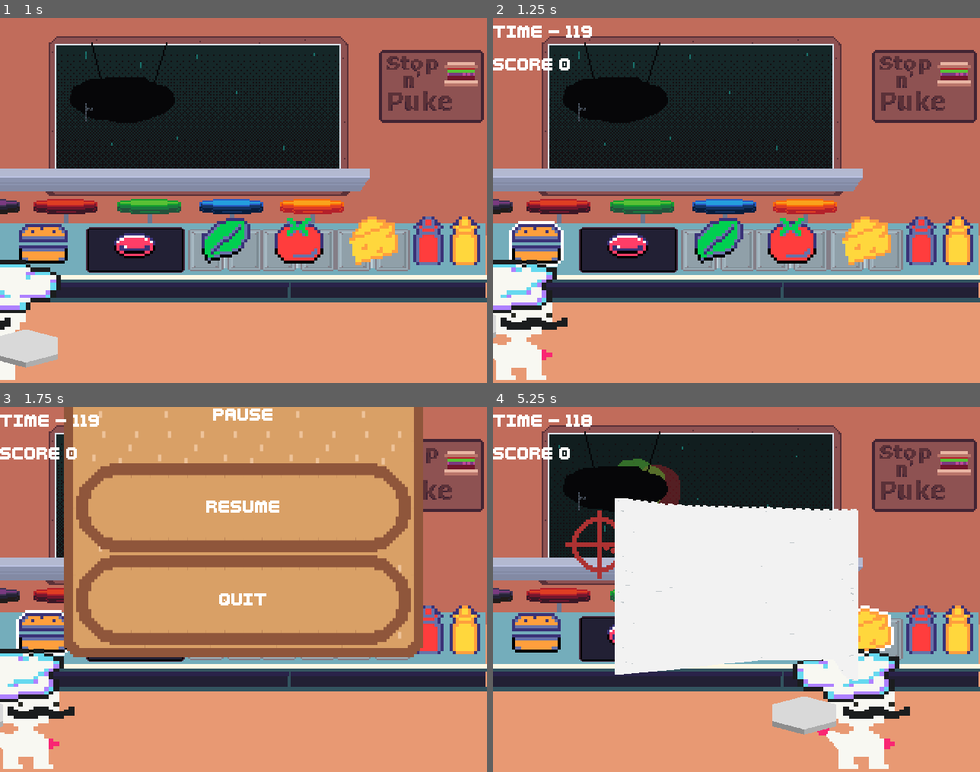
Above: before the commit, frames 1-4 (two rows, left to right).
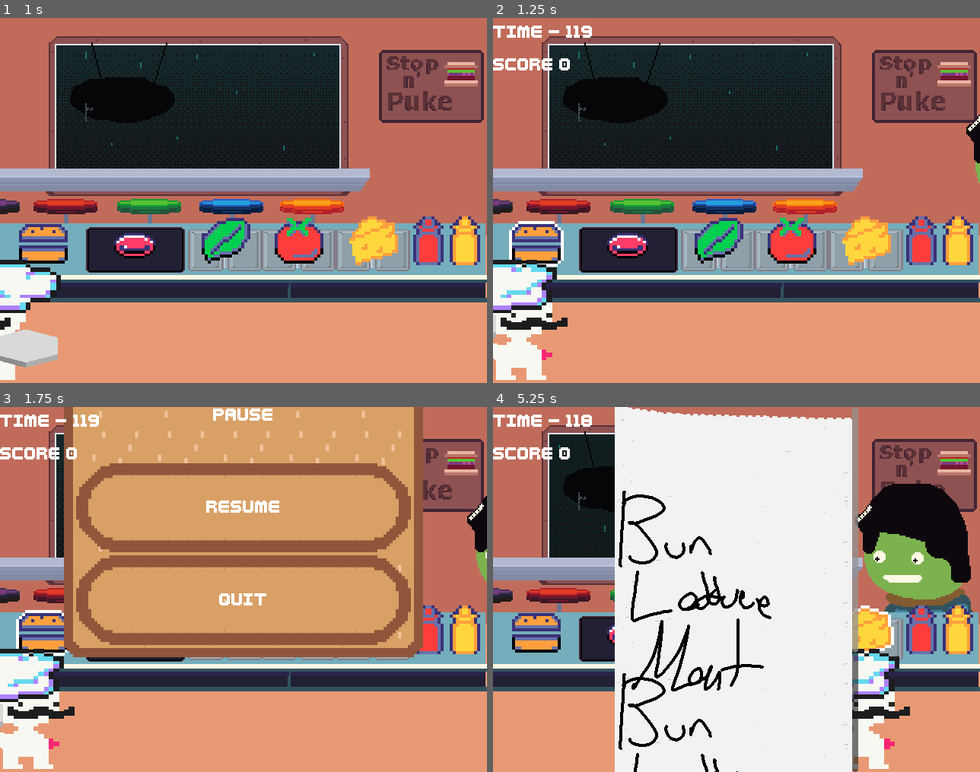
Above: after the commit, the same moments.

Repository: LettucePie/burgert
Game: Godot game, scene res://scenes/play.tscn
The game is run twice, just before and just after one commit, with the same random seed, the same clock (stepped at 60 frames per second) and the same inputs.
Inputs:
- Up to frame 1 (1 s): click "Play" at 0.5 s
- Up to frame 2 (1.25 s): no input
- Up to frame 3 (1.75 s): tap Enter (menu) at 1.25 s; hold Right (right) from 1.28 s (still down); tap Z (confirm) at 1.35 s
- Up to frame 4 (5.25 s): release Right (right) at 2.03 s; hold Down (down) 2.03-2.75 s; tap C (special1) at 2.1, 4.35 s; click "RESUME" at 2.75 s; hold Right (right) 3.53-4.28 s; tap Z (confirm) at 3.6, 5.1 s; hold Up (up) 4.28-5.03 s; hold Left (left) from 5.03 s (still down)

Frame 1 is identical in both runs. In frame 2, 0.2% of the frame differs, in the area x 97-100%, y 26-46%; in frame 3, 0.5%; in frame 4, 35%, in the area x 14-99%, y 0-100%.
Error before the commit: Invalid call. Nonexistent function 'set_active' in base 'Node2D (Customer)'. (res://scenes/game/kitchen.gd:69)

Commit message:
feeding customer loop works with enter, wait, eat, exit

Diff:
--- a/assets/images/game/customers/customer_eating_frames.tres
+++ b/assets/images/game/customers/customer_eating_frames.tres
@@ -78,7 +78,7 @@
 }],
 "loop": false,
 "name": &"crumble_1",
-"speed": 5.0
+"speed": 10.0
 }, {
 "frames": [{
 "duration": 1.0,
@@ -107,7 +107,7 @@
 }],
 "loop": false,
 "name": &"crumble_2",
-"speed": 5.0
+"speed": 10.0
 }, {
 "frames": [{
 "duration": 1.0,
@@ -124,5 +124,5 @@
 }],
 "loop": false,
 "name": &"crumble_3",
-"speed": 5.0
+"speed": 10.0
 }]
--- a/scenes/game/customer.gd
+++ b/scenes/game/customer.gd
@@ -32,8 +32,10 @@
 
 
 func set_state(new_state : CUSTOMER_STATE):
+	status = new_state
 	if new_state == CUSTOMER_STATE.Entering:
 		self.position = enter_pos
+		self.show()
 		burger_portal_sprite.hide()
 	if new_state == CUSTOMER_STATE.Waiting:
 		self.position = stay_pos
@@ -42,8 +44,10 @@
 	if new_state == CUSTOMER_STATE.Munching:
 		burger_portal_sprite.hide()
 		munch.show()
+		munch.play()
 		munch_timer = Time.get_ticks_msec() + (munch_seconds * 1000)
 	if new_state == CUSTOMER_STATE.Leaving:
+		munch.stop()
 		munch.hide()
 	if new_state == CUSTOMER_STATE.Gone:
 		emit_signal("customer_finished")
@@ -67,7 +71,7 @@
 			else:
 				$character.position.y = default_y
 	if status == CUSTOMER_STATE.Munching:
-		tic += 2
+		tic += 3
 		if tic >= 60:
 			tic = 0
 			if $character.position.y == default_y :
--- a/scenes/game/game.gd
+++ b/scenes/game/game.gd
@@ -153,7 +153,8 @@
 	adjust_score(submission_total)
 	var accuracy = float(correct_placements) / float(current_order.size())
 	game_accuracies.append(accuracy)
-	make_new_order()
+	kitchen.customer_fed()
+	#make_new_order()
 
 
 func _on_chef_start_burger_submission():
@@ -192,3 +193,7 @@
 
 func _on_results_finished_results():
 	emit_signal("game_over")
+
+
+func _on_kitchen_a_customer_left():
+	make_new_order()
--- a/scenes/game/game.tscn
+++ b/scenes/game/game.tscn
@@ -57,6 +57,7 @@
 [node name="game_timer" type="Timer" parent="."]
 wait_time = 120.0
 
+[connection signal="customer_left" from="kitchen_a" to="." method="_on_kitchen_a_customer_left"]
 [connection signal="cancel_burger_submission" from="chef" to="." method="_on_chef_cancel_burger_submission"]
 [connection signal="start_burger_submission" from="chef" to="." method="_on_chef_start_burger_submission"]
 [connection signal="submit_burger" from="chef" to="." method="_on_chef_submit_burger"]
--- a/scenes/game/kitchen.gd
+++ b/scenes/game/kitchen.gd
@@ -1,5 +1,7 @@
 extends Node2D
 class_name Kitchen
+
+signal customer_left()
 
 @export var customer_burger_portal : BurgerPortal
 @export var customers_node : Node2D
@@ -33,7 +35,7 @@
 		## Cleanup Previous Customer
 		past_customers.append(current_customer)
 		current_customer.hide()
-		current_customer.set_active(false)
+		#current_customer.set_active(false)
 		if current_customer.consecutive_orders > 1:
 			print(current_customer.customer_name, " Consecutive: ", current_customer.consecutive_orders)
 			var satisfied : bool = true
@@ -66,7 +68,9 @@
 	print(out)
 	result = current_customer.orders.pick_random().duplicate()
 	customer_burger_portal.burger.assemble_burger_build(result)
-	current_customer.set_active(true)
+	current_customer.set_state(Customer.CUSTOMER_STATE.Entering)
+	if !current_customer.customer_finished.is_connected(_on_customer_finished):
+		current_customer.customer_finished.connect(_on_customer_finished)
 	#current_customer.play_greeting()
 	print("Current_Customer New Order\n\n", result)
 
@@ -81,3 +85,13 @@
 
 func _on_splat_animation_finished():
 	splat.hide()
+
+
+func customer_fed():
+	if current_customer.status == Customer.CUSTOMER_STATE.Waiting:
+		current_customer.set_state(Customer.CUSTOMER_STATE.Munching)
+
+
+func _on_customer_finished():
+	print("Kitchen Acknowledges the Customer is Gone")
+	emit_signal("customer_left")
--- a/scenes/game/kitchen_a.tscn
+++ b/scenes/game/kitchen_a.tscn
@@ -61,67 +61,67 @@
 [ext_resource type="Texture2D" uid="uid://cjpq22nblldqw" path="res://assets/images/game/kitchen/mustard.tres" id="57_w4kew"]
 
 [sub_resource type="ViewportTexture" id="ViewportTexture_g7edx"]
-viewport_path = NodePath("burger_portal")
+viewport_path = NodePath(".")
 script = ExtResource("6_b3mif")
 viewport_path_again = NodePath("../../../burger_portal")
 
 [sub_resource type="ViewportTexture" id="ViewportTexture_o5sbl"]
-viewport_path = NodePath("burger_portal")
+viewport_path = NodePath(".")
 script = ExtResource("6_b3mif")
 viewport_path_again = NodePath("../../../burger_portal")
 
 [sub_resource type="ViewportTexture" id="ViewportTexture_oe5wx"]
-viewport_path = NodePath("burger_portal")
+viewport_path = NodePath(".")
 script = ExtResource("6_b3mif")
 viewport_path_again = NodePath("../../../burger_portal")
 
 [sub_resource type="ViewportTexture" id="ViewportTexture_8f6tc"]
-viewport_path = NodePath("burger_portal")
+viewport_path = NodePath(".")
 script = ExtResource("6_b3mif")
 viewport_path_again = NodePath("../../../burger_portal")
 
 [sub_resource type="ViewportTexture" id="ViewportTexture_nbdwm"]
-viewport_path = NodePath("burger_portal")
+viewport_path = NodePath(".")
 script = ExtResource("6_b3mif")
 viewport_path_again = NodePath("../../../burger_portal")
 
 [sub_resource type="ViewportTexture" id="ViewportTexture_onmpr"]
-viewport_path = NodePath("burger_portal")
+viewport_path = NodePath(".")
 script = ExtResource("6_b3mif")
 viewport_path_again = NodePath("../../../burger_portal")
 
 [sub_resource type="ViewportTexture" id="ViewportTexture_y71pj"]
-viewport_path = NodePath("burger_portal")
+viewport_path = NodePath(".")
 script = ExtResource("6_b3mif")
 viewport_path_again = NodePath("../../../burger_portal")
 
 [sub_resource type="ViewportTexture" id="ViewportTexture_72d7f"]
-viewport_path = NodePath("burger_portal")
+viewport_path = NodePath(".")
 script = ExtResource("6_b3mif")
 viewport_path_again = NodePath("../../../burger_portal")
 
 [sub_resource type="ViewportTexture" id="ViewportTexture_70ajt"]
-viewport_path = NodePath("burger_portal")
+viewport_path = NodePath(".")
 script = ExtResource("6_b3mif")
 viewport_path_again = NodePath("../../../burger_portal")
 
 [sub_resource type="ViewportTexture" id="ViewportTexture_dlup0"]
-viewport_path = NodePath("burger_portal")
+viewport_path = NodePath(".")
 script = ExtResource("6_b3mif")
 viewport_path_again = NodePath("../../../burger_portal")
 
 [sub_resource type="ViewportTexture" id="ViewportTexture_ujj28"]
-viewport_path = NodePath("burger_portal")
+viewport_path = NodePath(".")
 script = ExtResource("6_b3mif")
 viewport_path_again = NodePath("../../../burger_portal")
 
 [sub_resource type="ViewportTexture" id="ViewportTexture_y63l0"]
-viewport_path = NodePath("burger_portal")
+viewport_path = NodePath(".")
 script = ExtResource("6_b3mif")
 viewport_path_again = NodePath("../../../burger_portal")
 
 [sub_resource type="ViewportTexture" id="ViewportTexture_y0rjw"]
-viewport_path = NodePath("burger_portal")
+viewport_path = NodePath(".")
 script = ExtResource("6_b3mif")
 viewport_path_again = NodePath("../../../burger_portal")
 
Not shown: 2 places in scenes/game/chef.tscn that only renumber resources
